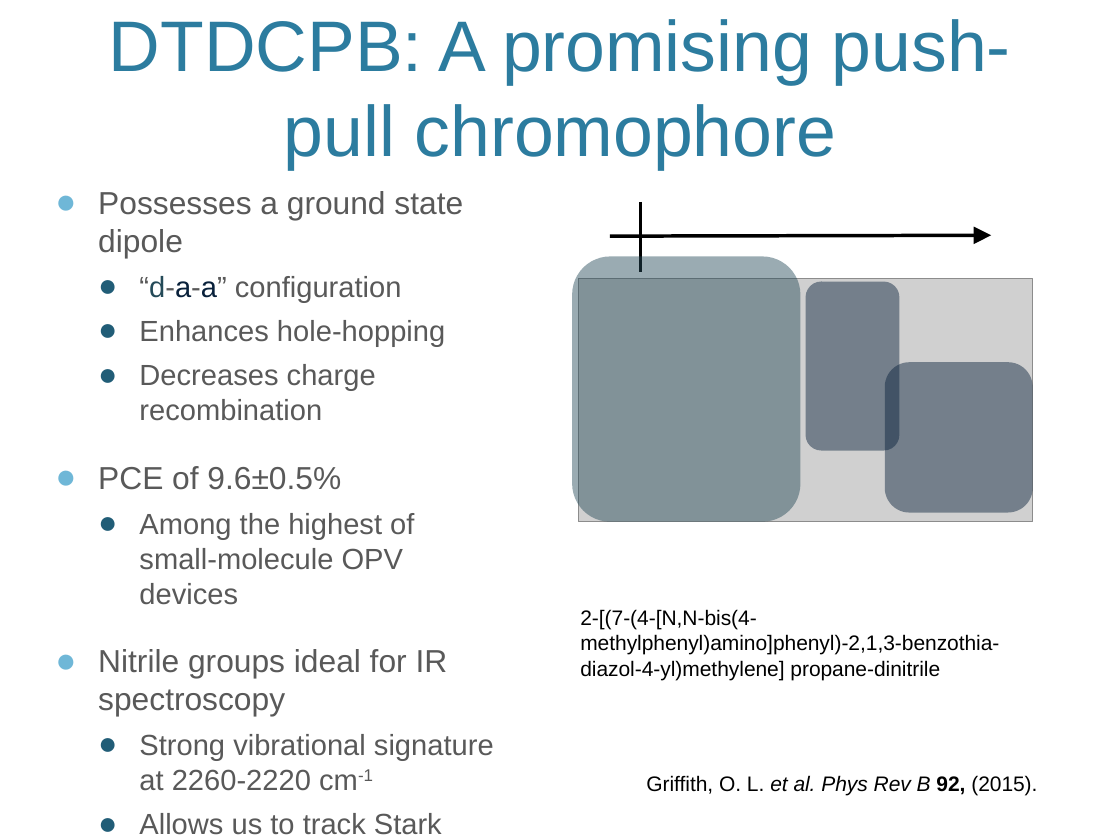
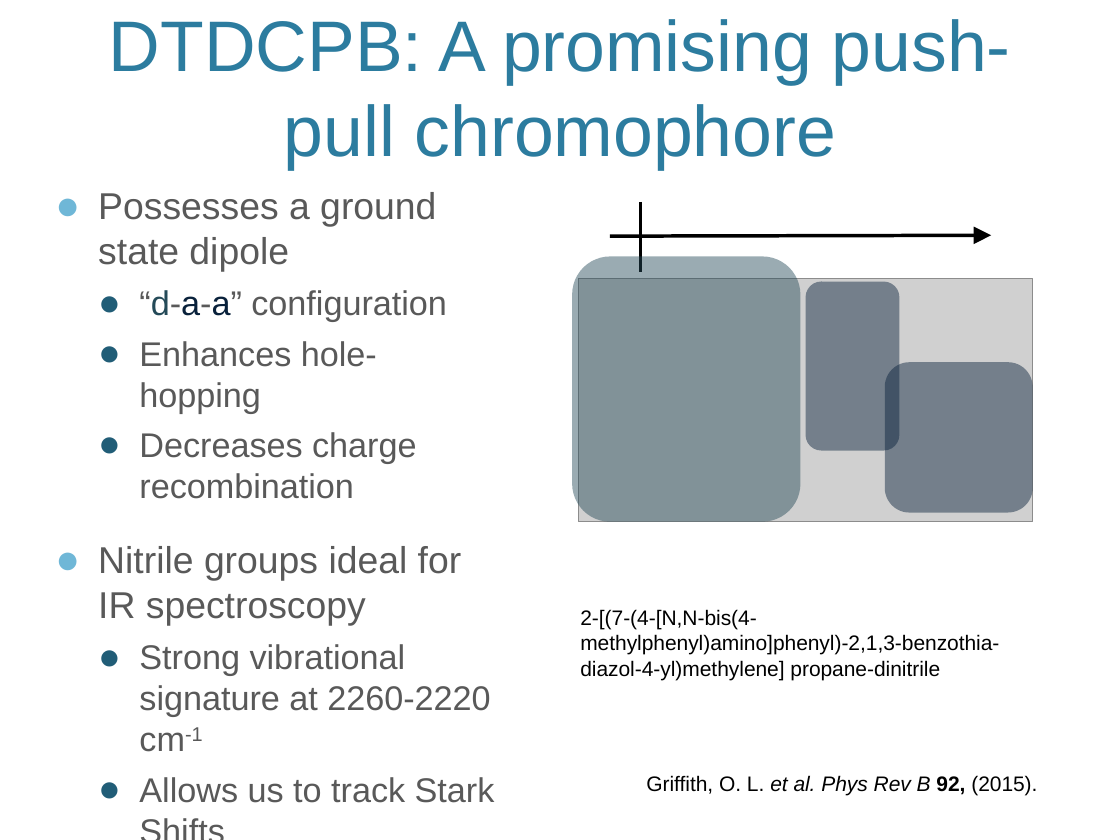
Before and after one commit to jjradler/565projectSp16, a slide deck: slide 3 of 565Presentation.pptx. Drawn at 1120x840 pixels with LibreOffice and Linux fonts; fonts in the diff are those of the drawing; grey boxes stand for pictures; background and template pictures are left out. Boxes give left, top, right and bottom in pixels: in the first picture for what was removed or moved away, otherwise in the second. Text is boxed around its words. In the diff, an @@ line names an element or a change of style, - is before the commit and + after.

```diff
--- a/565Presentation.pptx
+++ b/565Presentation.pptx
@@ text "Possesses a ground state dipole" at box(98, 192, 495, 803): size 20.4 to 24 pt in "Possesses a ground state dipole", "Nitrile groups ideal for IR spectroscopy"; size 18.7 to 22 pt in "“d-a-a” configuration", "Enhances hole-hopping", "Decreases charge recombination", "Strong vibrational signature at 2260-2220 cm-1" and 1 more places @@
@@ text at box(98, 466, 414, 605): paragraphs removed @@
-● PCE of 9.6±0.5%
-  ● Among the highest of small-molecule OPV devices
```
Also in this commit, not shown: 2 other slides changed, 3 slides added, 4 slides removed.
